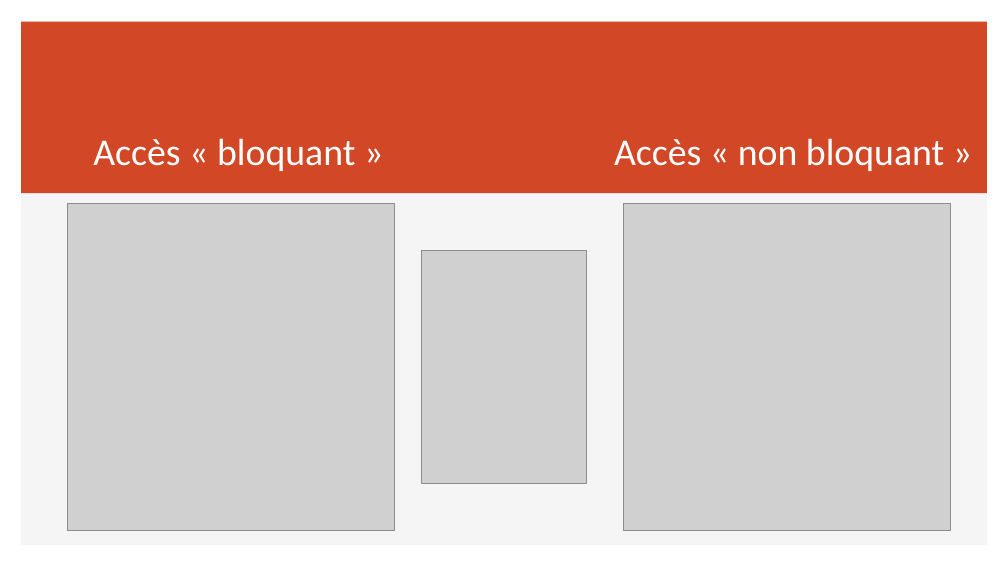
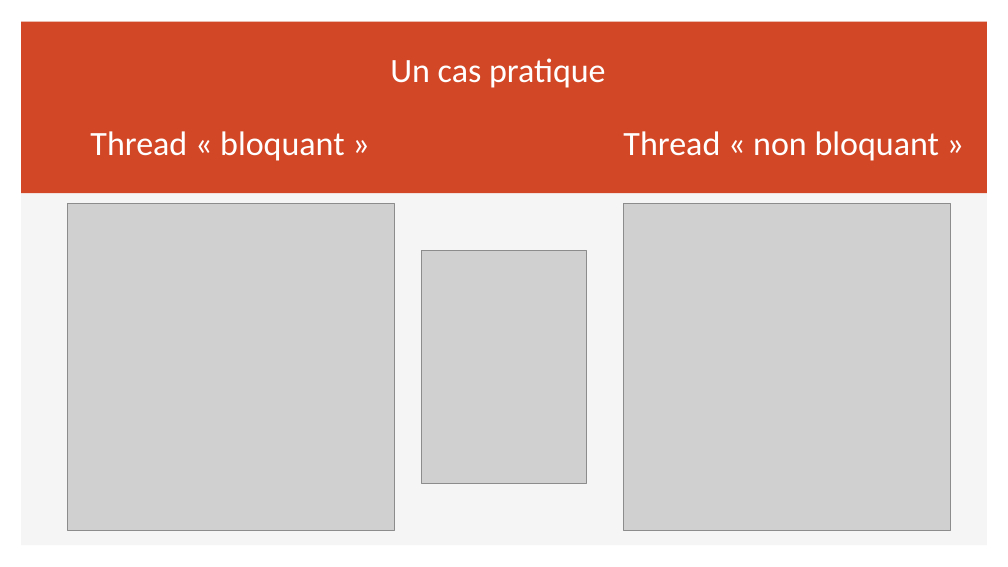
Before and after one commit to sebzuki/webflux-vs-web, a slide deck: slide 4 of REACTIVE.pptx (slide 18 before the commit). Drawn at 1008x567 pixels with LibreOffice and Linux fonts; fonts in the diff are those of the drawing; grey boxes stand for pictures. Boxes give left, top, right and bottom in pixels: in the first picture for what was removed or moved away, otherwise in the second. Text is boxed around its words. In the diff, an @@ line names an element or a change of style, - is before the commit and + after.

```diff
--- a/REACTIVE.pptx
+++ b/REACTIVE.pptx
@@ title at <box>90,58,939,161</box>: text changed; size 36 to 32.4 pt @@
-Accès « bloquant » Accès « non bloquant »
+Un cas pratique
+Thread « bloquant » Thread « non bloquant »
```
Also in this commit, not shown: 6 other slides changed, 33 slides added, 11 slides removed, 33 other files.
